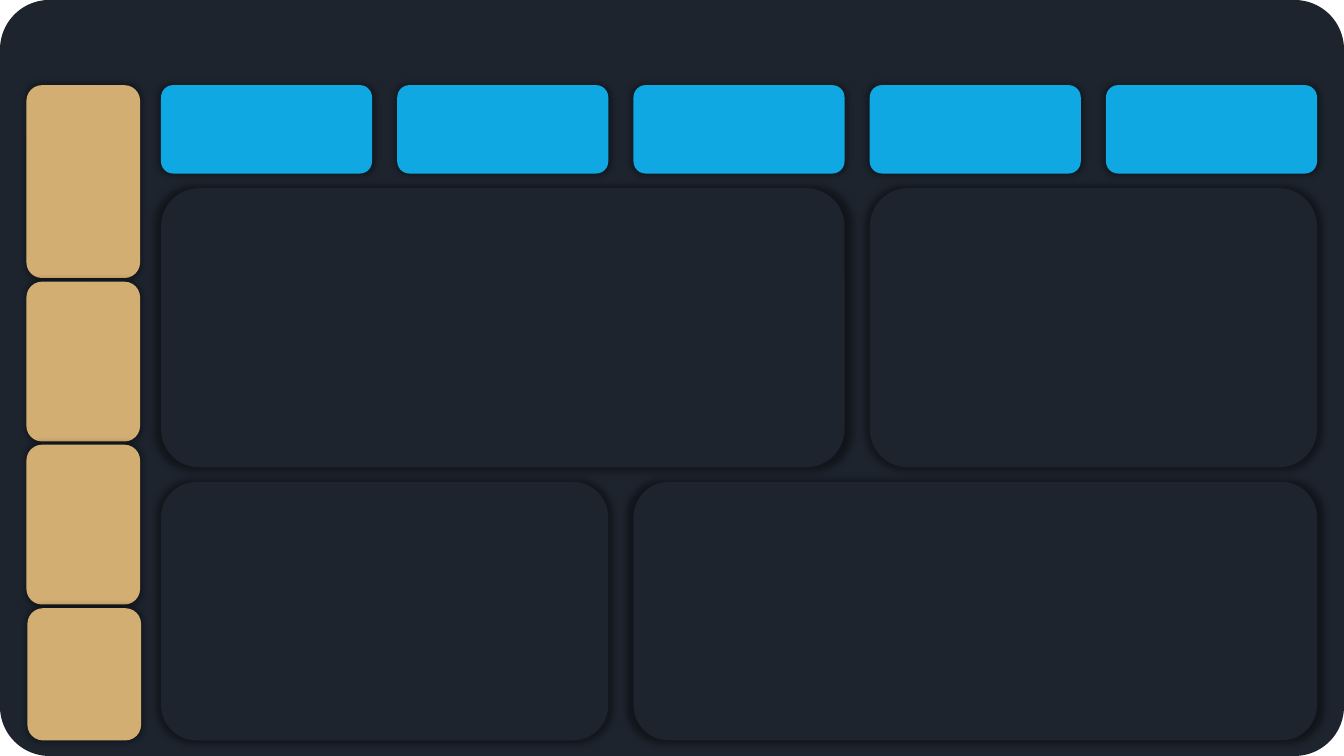
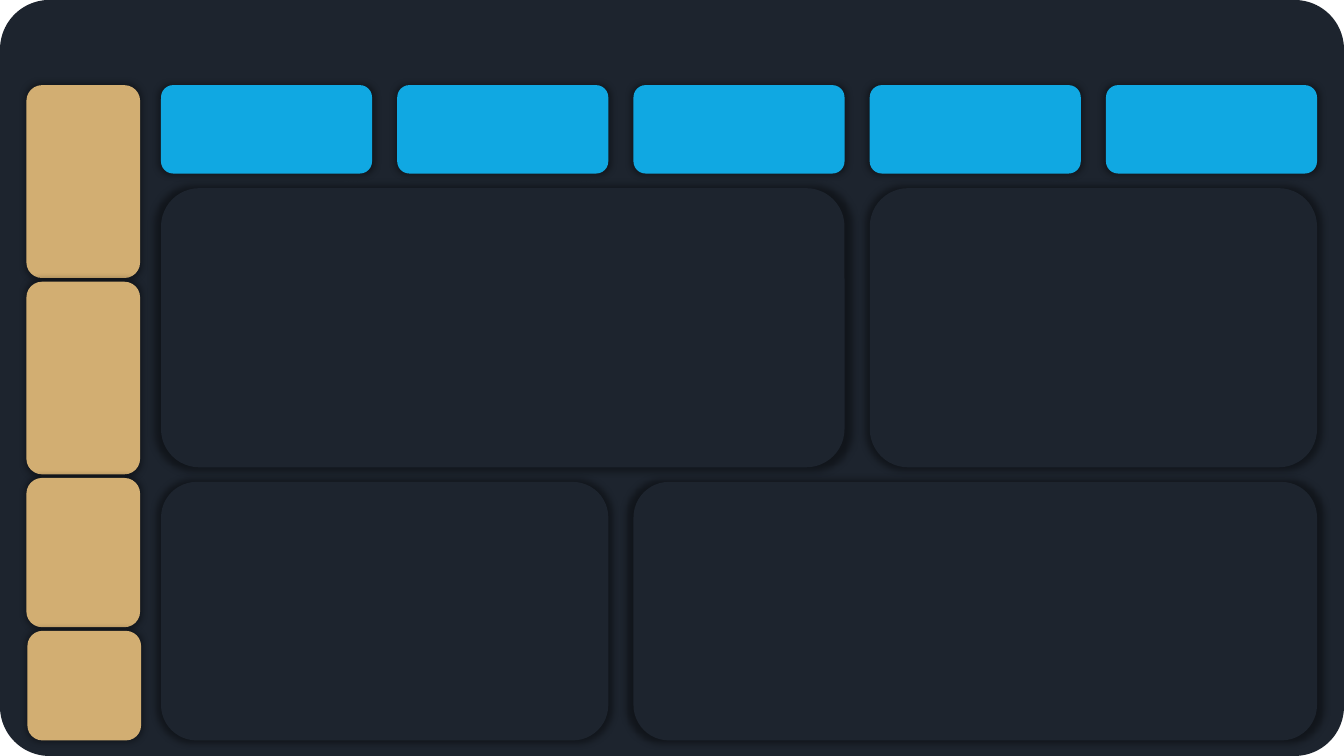
Before and after one commit to Borges1999/Projetos-Power-BI, a slide deck: slide 2 of Amazon_Delivery/Layout/Layout.pptx. Drawn at 1344x756 pixels with LibreOffice and Linux fonts; fonts in the diff are those of the drawing. Boxes give left, top, right and bottom in pixels: in the first picture for what was removed or moved away, otherwise in the second. Text is boxed around its words. In the diff, an @@ line names an element or a change of style, - is before the commit and + after.

```diff
--- a/Amazon_Delivery/Layout/Layout.pptx
+++ b/Amazon_Delivery/Layout/Layout.pptx
@@ rounded rectangle resized from (x1=26, y1=281, x2=140, y2=442) to (x1=26, y1=281, x2=140, y2=474) @@
@@ rounded rectangle resized from (x1=26, y1=445, x2=140, y2=605) to (x1=26, y1=478, x2=140, y2=627) @@
@@ rounded rectangle resized from (x1=27, y1=608, x2=141, y2=740) to (x1=27, y1=631, x2=141, y2=741) @@
```
Also in this commit, not shown: 2 other files.
